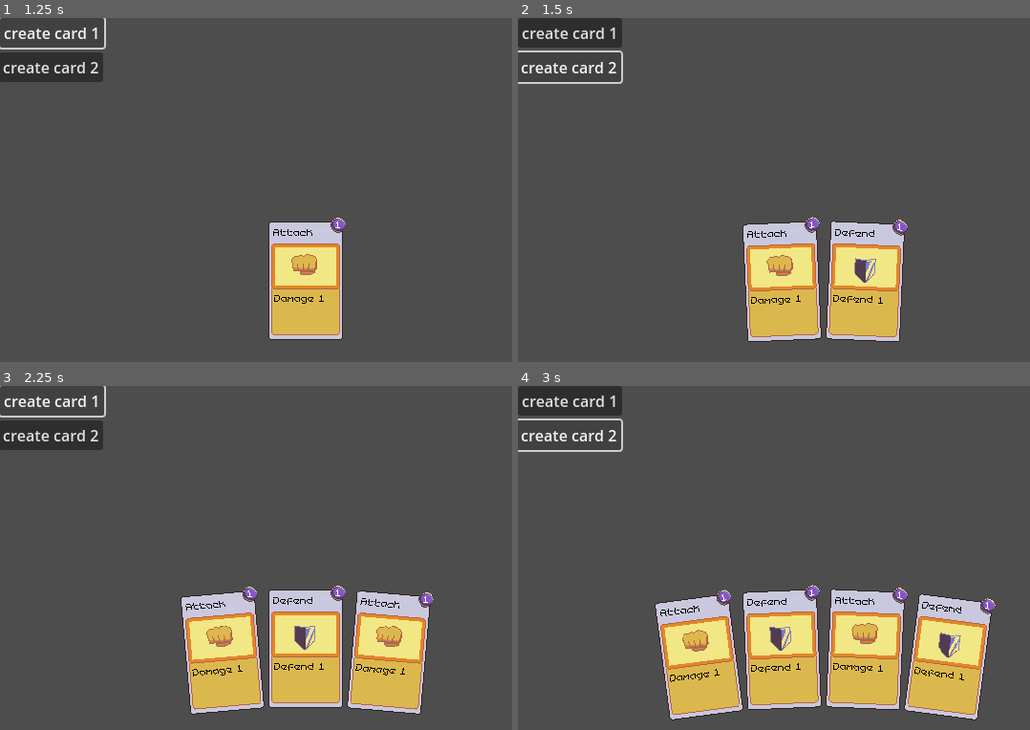
Above: before the commit, frames 1-4 (two rows, left to right).
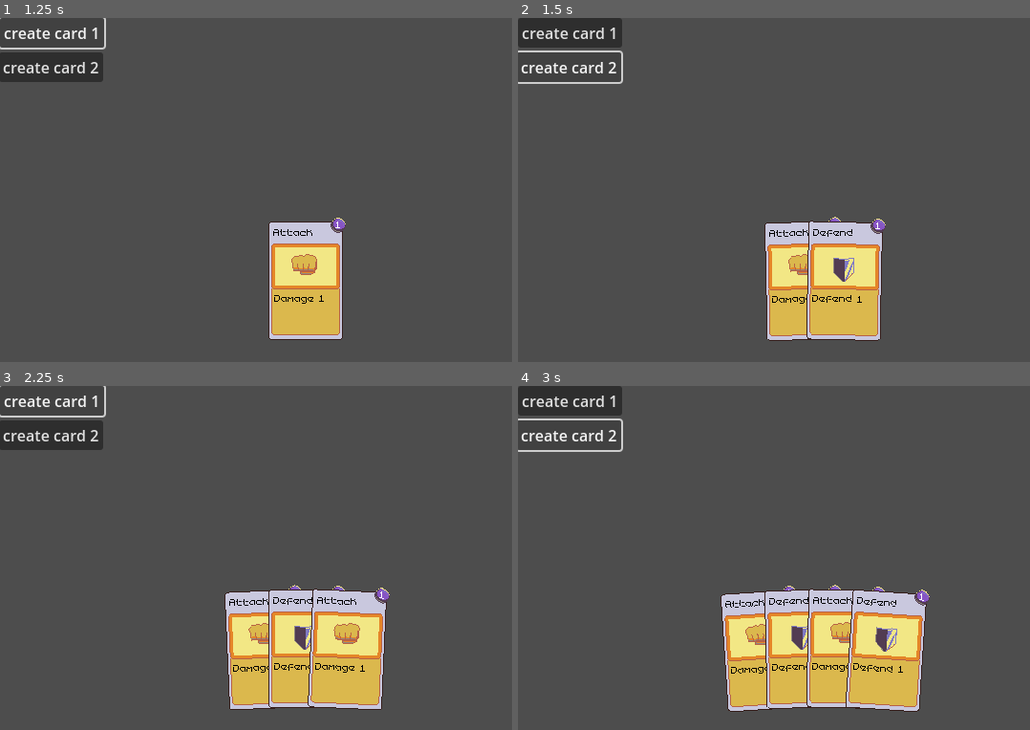
Above: after the commit, the same moments.

Repository: Webbly25/Card-Tutorial
Game: Godot game, scene res://scenes/main.tscn
Same seed, same stepped clock (60 frames per second), same inputs: the game is played once before the commit and once after it.
Inputs:
- Up to frame 1 (1.25 s): click "create card 1" at 0.5 s
- Up to frame 2 (1.5 s): click "create card 2" at 1.25 s
- Up to frame 3 (2.25 s): click "create card 1" at 2 s
- Up to frame 4 (3 s): click "create card 2" at 2.75 s

Frame 1 is identical in both runs. In frame 2, 5.8% of the frame differs, in the area x 43-77%, y 57-95%; in frame 3, 9.0%; in frame 4, 15%, in the area x 26-94%, y 57-98%.

Commit message:
can remove cards

Diff:
--- a/scripts/hand.gd
+++ b/scripts/hand.gd
@@ -3,10 +3,9 @@
 class_name Hand
 extends Node2D
 
-@export var hand_radius: int = 1000
-# @export var card_angle: float = 0
-@export var angle_limit: float = 20
-@export var maxmimum_spread_angle: float = 5
+var hand_radius: int = 1000
+var angle_limit: float = 20
+var maxmimum_spread_angle: float = 2.5
 
 @onready var test_card = $TestCard
 @onready var collision_shape: CollisionShape2D = $DebugShape
@@ -29,6 +28,12 @@
 	add_child(card)
 	reposition_cards()
 
+func remove_card(card_idx: int) -> Node2D:
+	var card = hand.pop_at(card_idx)
+	remove_child(card)
+	reposition_cards()
+	return card
+
 func reposition_cards() -> void:
 	var card_spread = min(angle_limit / hand.size(), maxmimum_spread_angle)
 	var current_angle = -(card_spread * (hand.size() - 1)) / 2 - 90
